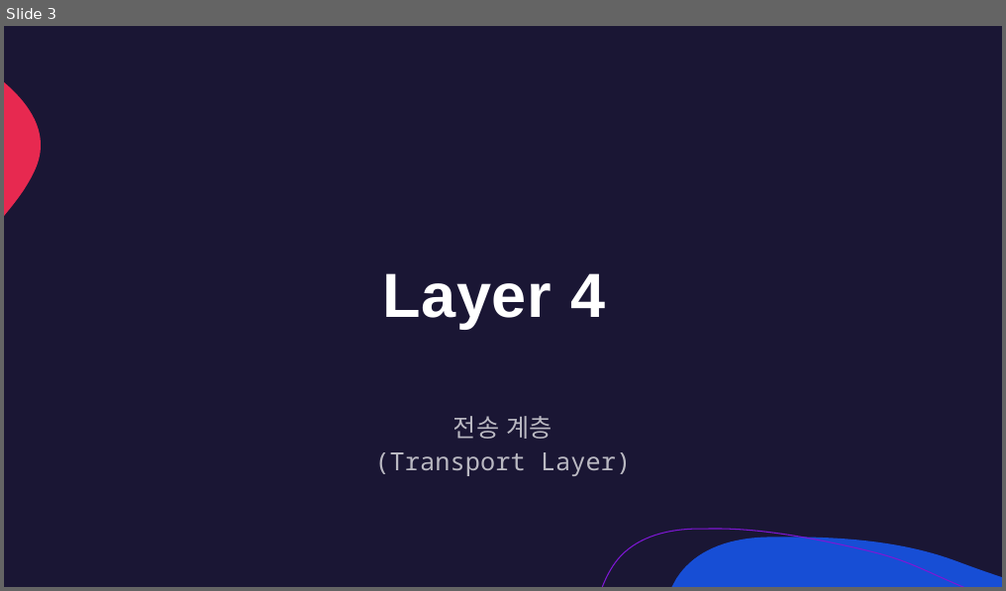
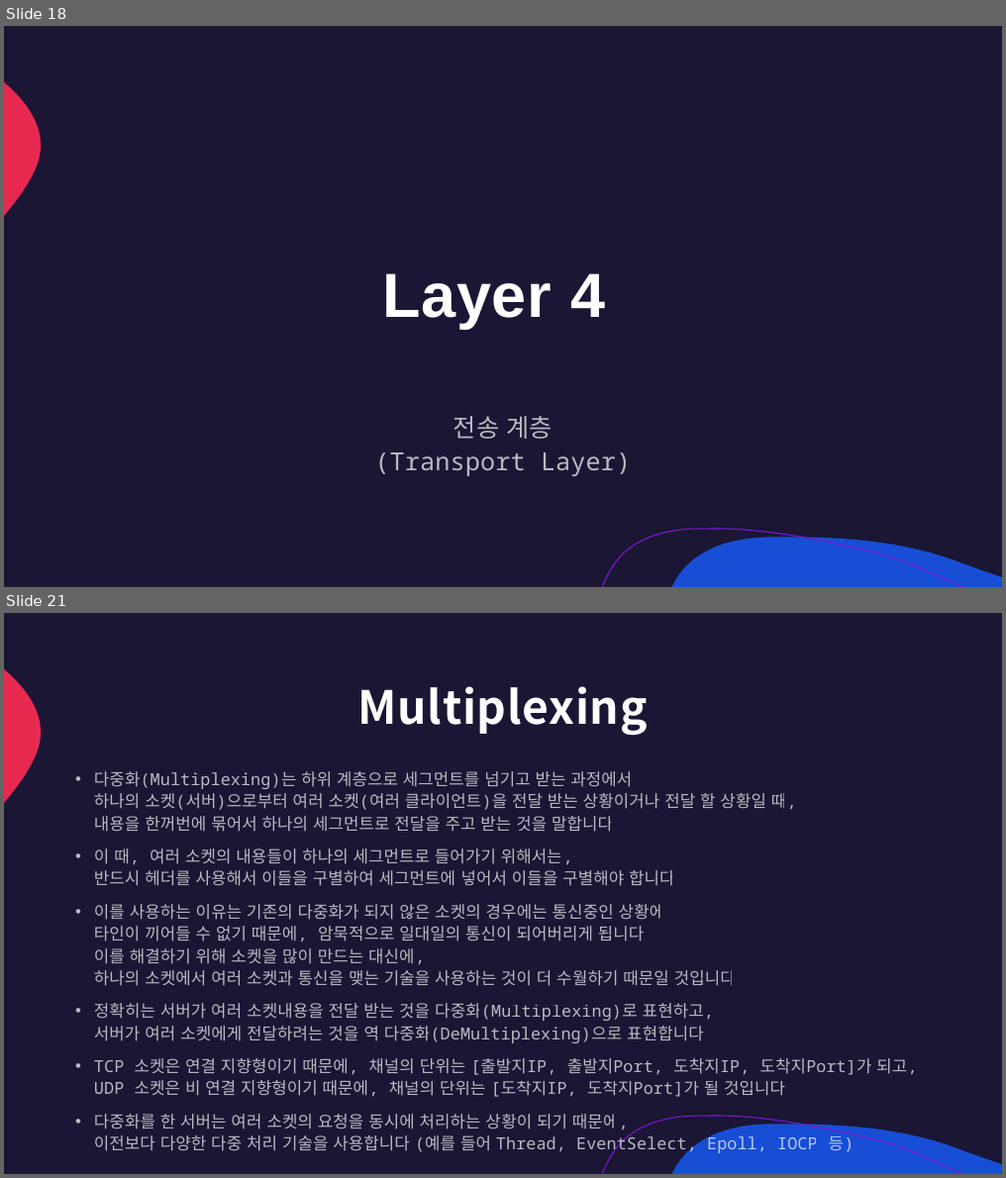
Before and after one commit to lumen4723/2024_network, a slide deck: 2.pptx. Shown one above the other, each under a label of ours: slide 3 before the commit, slides 18 and 21 after it; the slides between them are not shown. The pictures are 1006x591 and 1006x1178 pixels, drawn with LibreOffice and Linux fonts; fonts in the diff are those of the drawing. Boxes give left, top, right and bottom in pixels: in the first picture for what was removed or moved away, otherwise in the second. Text is boxed around its words. In the diff, an @@ line names an element or a change of style, - is before the commit and + after.

```diff
--- a/2.pptx
+++ b/2.pptx
@@ slide 21 added at [4,613,1002,1174], background #1A1634; not listed: 3 template elements that a slide beside it also shows @@
@@ title added at [358,686,648,736], 44 pt, text #FFFFFF, bold @@
+Multiplexing
@@ text added at [94,771,917,1156], 16 pt, text #FFFFFF at 70% opacity @@
+• 다중화(Multiplexing)는 하위 계층으로 세그먼트를 넘기고 받는 과정에서
+  하나의 소켓(서버)으로부터 여러 소켓(여러 클라이언트)을 전달 받는 상황이거나 전달 할 상황일 때,
+  내용을 한꺼번에 묶어서 하나의 세그먼트로 전달을 주고 받는 것을 말합니다
+• 이 때, 여러 소켓의 내용들이 하나의 세그먼트로 들어가기 위해서는,
+  반드시 헤더를 사용해서 이들을 구별하여 세그먼트에 넣어서 이들을 구별해야 합니다
+• 이를 사용하는 이유는 기존의 다중화가 되지 않은 소켓의 경우에는 통신중인 상황에
+  타인이 끼어들 수 없기 때문에, 암묵적으로 일대일의 통신이 되어버리게 됩니다
+  이를 해결하기 위해 소켓을 많이 만드는 대신에,
+  하나의 소켓에서 여러 소켓과 통신을 맺는 기술을 사용하는 것이 더 수월하기 때문일 것입니다
+• 정확히는 서버가 여러 소켓내용을 전달 받는 것을 다중화(Multiplexing)로 표현하고,
+  서버가 여러 소켓에게 전달하려는 것을 역 다중화(DeMultiplexing)으로 표현합니다
+• TCP 소켓은 연결 지향형이기 때문에, 채널의 단위는 [출발지IP, 출발지Port, 도착지IP, 도착지Port]가 되고,
+  UDP 소켓은 비 연결 지향형이기 때문에, 채널의 단위는 [도착지IP, 도착지Port]가 될 것입니다
+• 다중화를 한 서버는 여러 소켓의 요청을 동시에 처리하는 상황이 되기 때문에,
+  이전보다 다양한 다중 처리 기술을 사용합니다 (예를 들어 Thread, EventSelect, Epoll, IOCP 등)
@@ what was slide 3 is now slide 18 @@
```
Also in this commit, not shown: 10 slides changed, 21 other slides added, 17 slides removed, 5 other files.
